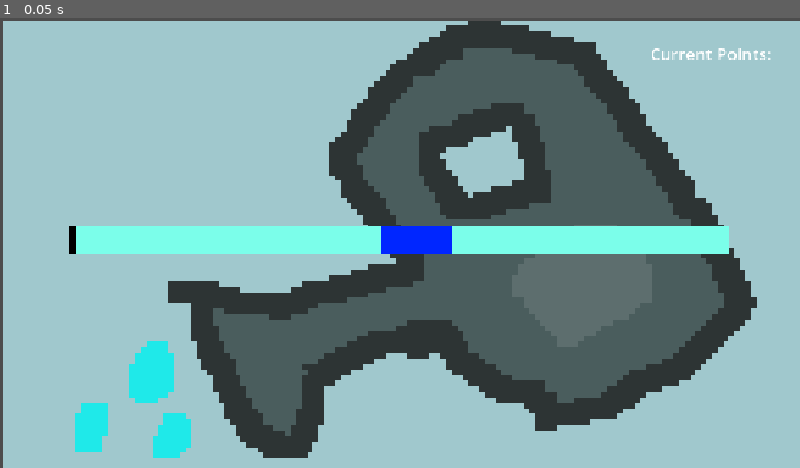
Above: before the commit, frame 1.
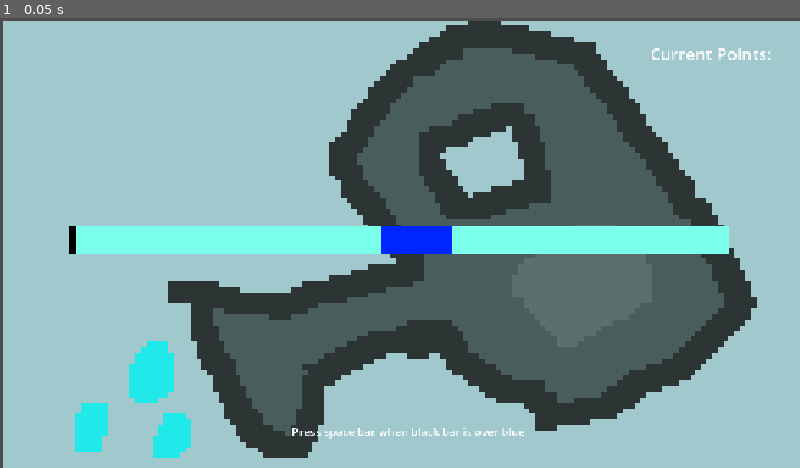
Above: after the commit, the same moment.

Repository: A-Random-Panda/Cataclysmic-Bonsai
Game: Godot game, scene res://water_minigame.tscn
Same seed, same stepped clock (60 frames per second), same inputs: the game is played once before the commit and once after it. This scene is started directly instead of the project's main scene.
Inputs:
- Up to frame 1 (0.05 s): no input

The runs differ from the first frame. In frame 1, 0.2% of the frame differs, in the area x 36-66%, y 91-94%.

Commit message:
forgot to save

Diff:
--- a/water_minigame.tscn
+++ b/water_minigame.tscn
@@ -1,6 +1,5 @@
 [gd_scene format=3 uid="uid://b7ii6il2psud8"]
 
-[ext_resource type="Script" path="res://water_minigame.gd" id="1_i37tf"]
 [ext_resource type="AudioStream" uid="uid://xlh41sh7gnae" path="res://assets/sounds/ding.ogg" id="2_a4oos"]
 [ext_resource type="AudioStream" uid="uid://cwsgegmguetup" path="res://assets/sounds/dong.ogg" id="3_fwyg7"]
 [ext_resource type="Texture2D" uid="uid://c3vfvucxb8eh0" path="res://assets/watering_can.png" id="4_fwyg7"]
@@ -12,7 +11,6 @@
 anchor_bottom = 1.0
 grow_horizontal = 2
 grow_vertical = 2
-script = ExtResource("1_i37tf")
 
 [node name="Bar" type="ColorRect" parent="." unique_id=1283285848]
 layout_mode = 1
@@ -68,3 +66,11 @@
 position = Vector2(578.3334, 326.62503)
 scale = Vector2(7.984568, 7.984568)
 texture = ExtResource("4_fwyg7")
+
+[node name="Label" type="Label" parent="." unique_id=2124908132]
+layout_mode = 0
+offset_left = 420.0
+offset_top = 584.0
+offset_right = 761.0
+offset_bottom = 607.0
+text = "Press space bar when black bar is over blue"
